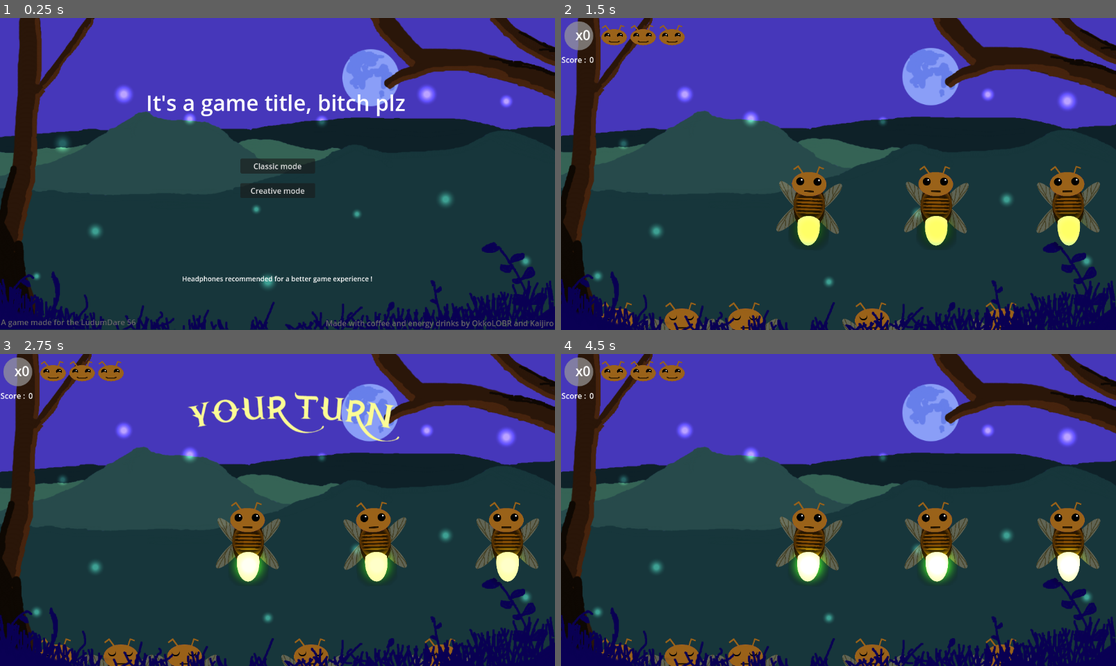
Above: before the commit, frames 1-4 (two rows, left to right).
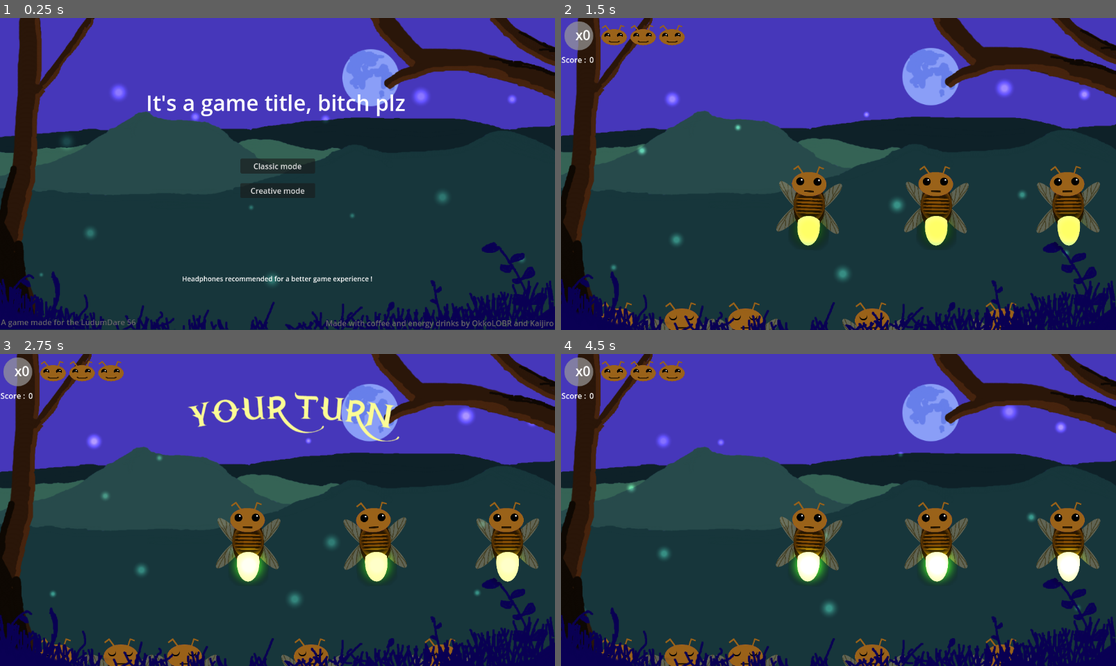
Above: after the commit, the same moments.

Repository: Kaijiro/ld56
Game: Godot game, scene res://scenes/menu.tscn
The game is run twice, just before and just after one commit, with the same random seed, the same clock (stepped at 60 frames per second) and the same inputs. Sound files missing from this copy of the repository are replaced by a short silence.
Inputs (mouse positions are in pixels of both pictures, inside the frame that each line leads up to):
- Up to frame 1 (0.25 s): no input
- Up to frame 2 (1.5 s): click "Classic mode" at 0.5 s; move the mouse to (810, 208) at 1.27 s; click (810, 208) at 1.35 s
- Up to frame 3 (2.75 s): move the mouse to (377, 544) at 2.02 s; click (377, 544) at 2.1 s
- Up to frame 4 (4.5 s): move the mouse to (1066, 544) at 2.77 s; click (1066, 544) at 2.85 s; move the mouse to (810, 572) at 3.52 s; click (810, 572) at 3.6 s; move the mouse to (1005, 556) at 4.27 s; click (1005, 556) at 4.35 s

The runs differ from the first frame. In frame 1, 0.9% of the frame differs, in the area x 6-96%, y 21-87%; in frame 2, 1.4%, in the area x 5-96%, y 19-86%; in frame 3, 1.3%; in frame 4, 1.3%.

Commit message:
erratic backflies

Diff:
--- a/scenes/back_fly.tscn
+++ b/scenes/back_fly.tscn
@@ -20,7 +20,6 @@
 visibility_layer = 2
 z_index = 5
 color = Color(0.839216, 0.984314, 0.745098, 1)
-energy = 2.0
 range_z_min = 0
 range_z_max = 0
 texture = SubResource("GradientTexture2D_1h8jm")
--- a/scripts/back_fly.gd
+++ b/scripts/back_fly.gd
@@ -1,14 +1,78 @@
 extends Node2D
 
 @onready var point_light_2d: PointLight2D = $PointLight2D
-
+var isPulseUp: bool = true
+const max_energy: float = 2.0
+const min_energy: float = 1.0
+var pulsation_rate: float = 0.8
+const max_x_amplitude: float = 100
+const min_x_amplitude: float = 50
+const max_y_amplitude: float = 50
+const min_y_amplitude: float = 20
+var x_target: float = 0
+var y_target: float = 0
+var x_direction: float = 1
+var y_direction: float = 1
+var x_speed: float = 50
+var y_speed: float = 50
+var initial_x: float = 0
+var initial_y: float = 0
 
 # Called when the node enters the scene tree for the first time.
 func _ready() -> void:
-    var new_scale = randf_range(0.4,0.9)
+    var new_scale = randf_range(0.2,0.9)
+    self.pulsation_rate = randf_range(0.5,1.0)
     self.apply_scale(Vector2(new_scale,new_scale))
+    self.initial_x = self.position.x
+    self.initial_y = self.position.y
+    if randi()%2 == 0:
+        self.x_direction = -1.0
+    if randi()%2 == 1:
+        self.y_direction = -1.0
+    self.x_target = self.initial_x + randf_range(min_x_amplitude,max_x_amplitude) * self.x_direction
+    self.y_target = self.initial_y + randf_range(min_y_amplitude,max_y_amplitude) * self.y_direction
+    self.x_speed = randf_range(25,50)
+    self.y_speed = randf_range(10,20)
+
 
 
 # Called every frame. 'delta' is the elapsed time since the previous frame.
 func _process(delta: float) -> void:
-    pass
+    if self.x_direction > 0:
+        if self.position.x < self.x_target:
+            self.position.x += delta * self.x_speed
+        else:
+            print("Current Position "+str(self.position.x))
+            self.x_direction = -1.0
+            self.x_target = self.initial_x + randf_range(min_x_amplitude,max_x_amplitude) * self.x_direction
+            print("New Target "+str(self.x_target))
+    if self.x_direction < 0:
+        if self.position.x > self.x_target:
+            self.position.x -= delta * self.x_speed
+        else:
+            self.x_direction = 1.0
+            self.x_target = self.initial_x + randf_range(min_x_amplitude,max_x_amplitude) * self.x_direction
+
+    if self.y_direction > 0:
+        if self.position.y < self.y_target:
+            self.position.y += delta * self.y_speed
+        else:
+            print("Current Position "+str(self.position.y))
+            self.y_direction = -1.0
+            self.y_target = self.initial_y + randf_range(min_y_amplitude,max_y_amplitude) * self.y_direction
+            print("New Target "+str(self.y_target))
+    if self.y_direction < 0:
+        if self.position.y > self.y_target:
+            self.position.y -= delta * self.y_speed
+        else:
+            self.y_direction = 1.0
+            self.y_target = self.initial_y + randf_range(min_y_amplitude,max_y_amplitude) * self.y_direction
+
+    if self.isPulseUp:
+        self.point_light_2d.energy += delta * pulsation_rate
+        if self.point_light_2d.energy >= max_energy :
+            self.isPulseUp = false
+    else :
+        self.point_light_2d.energy -= delta * pulsation_rate
+        if self.point_light_2d.energy <= min_energy :
+            self.isPulseUp = true
